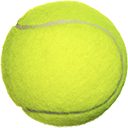
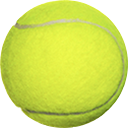
Before/after of a (128, 128) layered artwork. What changed in the layer stack:
painted on "Layer 1", masked it over [0, 0, 128, 128]
